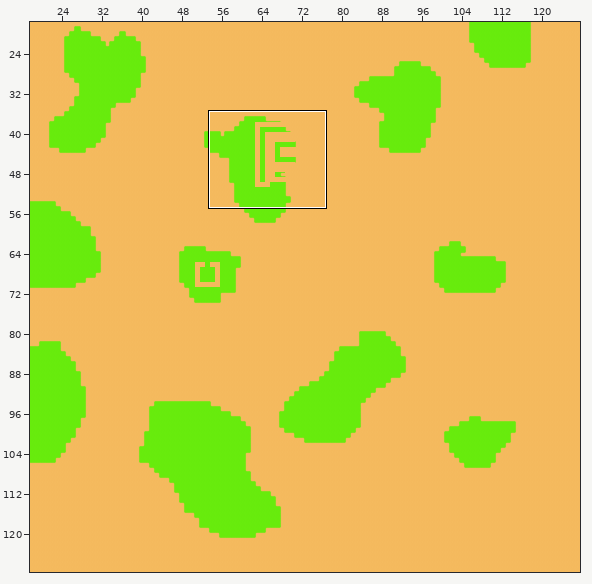
A Tiled map gets an edit: assets/testmap.tmx. The first picture is a wide view before the edit; the outline marks the close-up.
Close-up. As it was:
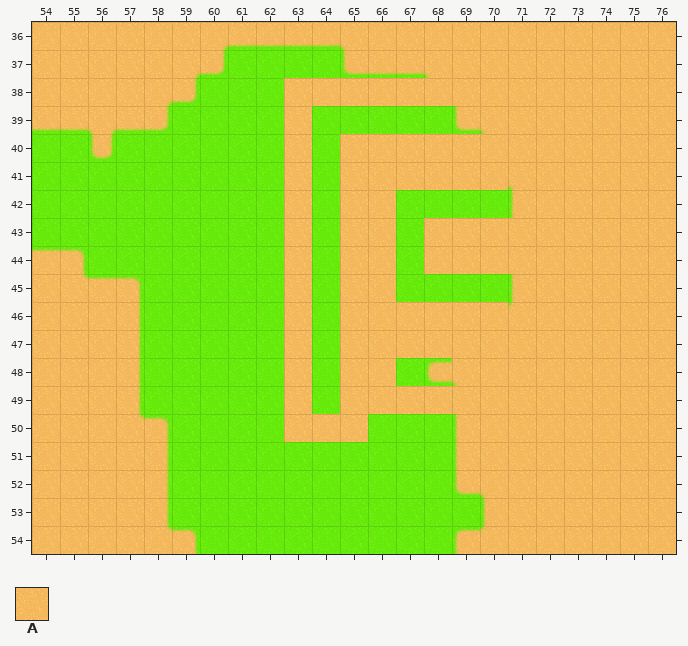
Cells are 32x32 px. Shown: x 54..76, y 36..54. The commit also changed other parts of the map, which this record leaves out.
Key: from "tileset": A 119.
_ is an empty cell.
Layers that did not change in this view are not listed.
Layer "Collision" before, first column x 54:
36 _______________________
37 _______________________
38 _________AAAAAAAAAA____
39 _________A________A____
40 _________A_AAAAAA_A____
41 _________A_AAAAAA_A____
42 _________A_AA_____A____
43 _________A_AA_AAAAA____
44 _________A_AA_AAAAA____
45 _________A_AA_____A____
46 _________A_AAAAAA_A____
47 _________A_AAAAAA_A____
48 _________A_AA_____A____
49 _________A_AAAAAAAA____
50 _________AAA___________
51 _______________________
52 _______________________
53 _______________________
54 _______________________
The result:
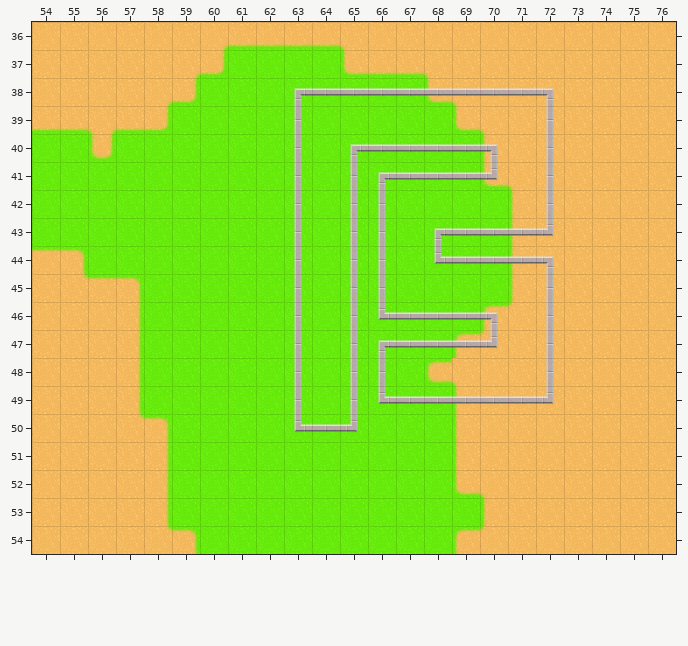
The author wrote: Added collision sprite to rule, updated testmap
The exact change:
Layer "Collision" (now hidden):
Tile A is removed in row 38 at x 63 to 72; in row 39 at x 63 and 72; in rows 40 to 41 at x 63, 65 to 70 and 72; in row 42 at x 63, 65 to 66 and 72; in rows 43 to 44 at x 63, 65 to 66 and 68 to 72; in row 45 at x 63, 65 to 66 and 72.
Tile A is removed in rows 46 to 47 at x 63, 65 to 70 and 72; in row 48 at x 63, 65 to 66 and 72; in row 49 at x 63 and 65 to 72; in row 50 at x 63 to 65.
